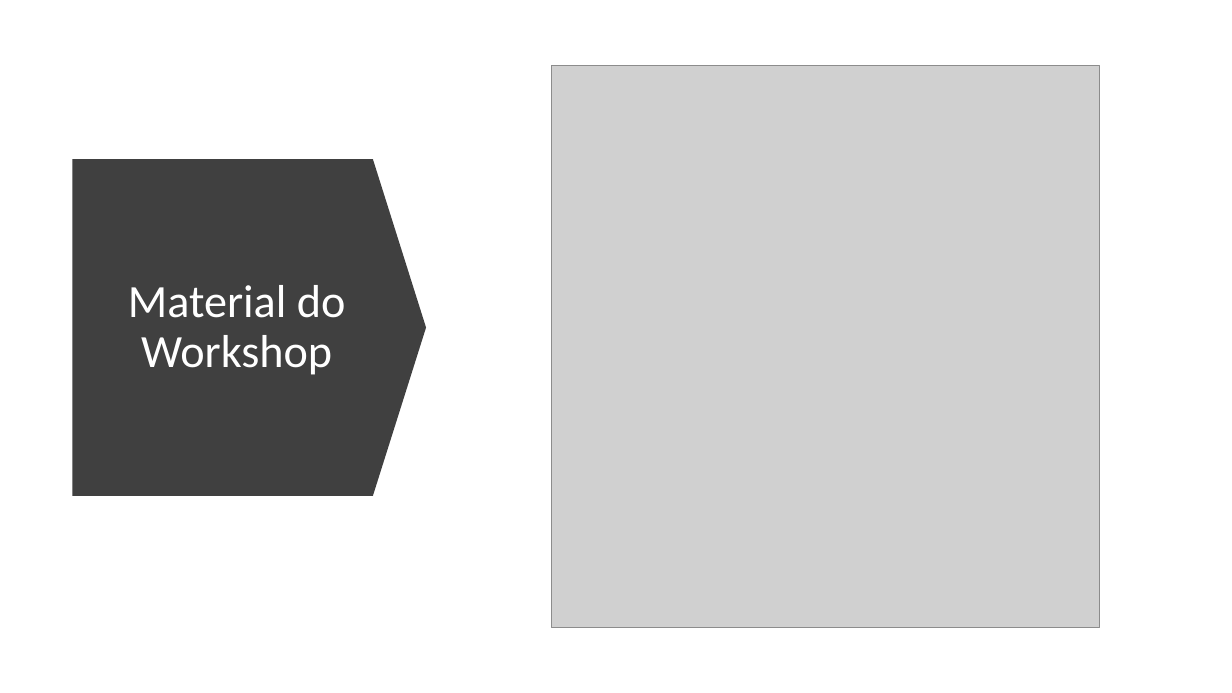
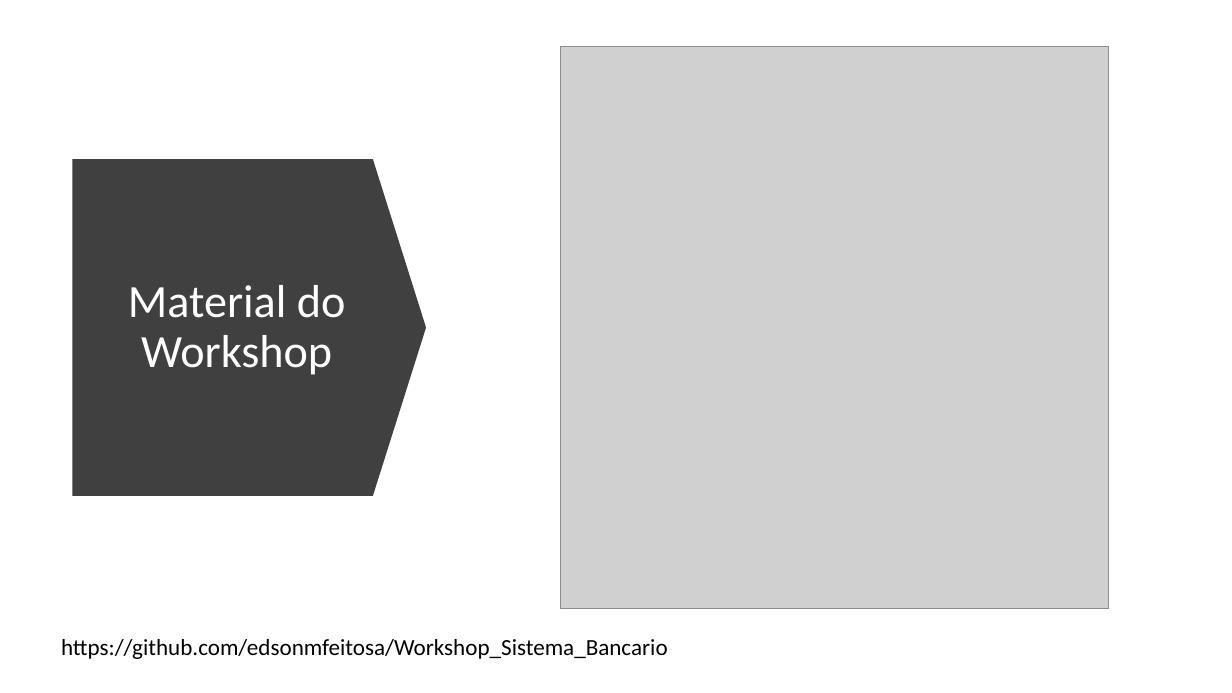
Before and after one commit to edsonmfeitosa/Workshop_Sistema_Bancario, a slide deck: slide 2 of Workshop_SistemaBancario.pptx. Drawn at 1232x693 pixels with LibreOffice and Linux fonts; fonts in the diff are those of the drawing; grey boxes stand for pictures. Boxes give left, top, right and bottom in pixels: in the first picture for what was removed or moved away, otherwise in the second. Text is boxed around its words. In the diff, an @@ line names an element or a change of style, - is before the commit and + after.

Commit message:
atualização dos slides do workshop

```diff
--- a/Workshop_SistemaBancario.pptx
+++ b/Workshop_SistemaBancario.pptx
@@ picture: place and size @@
-picture at (552,65,1100,628)
+picture at (560,46,1108,609)
@@ text added at (61,639,668,659), 18 pt, text #000000 @@
+https://github.com/edsonmfeitosa/Workshop_Sistema_Bancario
```
